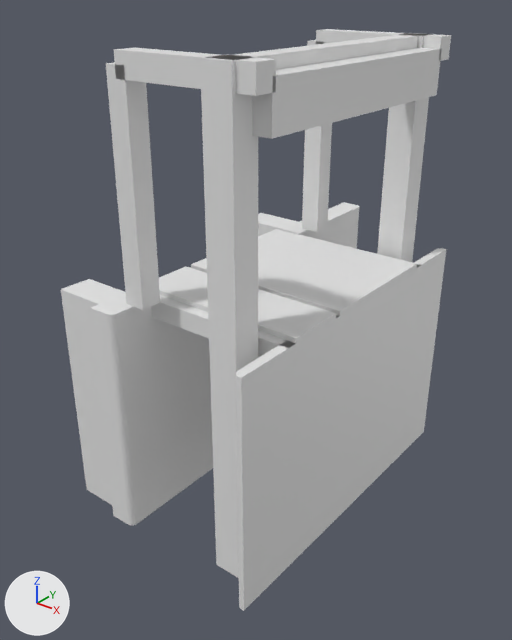
Two versions of the glTF model models/ter-apel/ter-apel-brug-04655238/ter-apel-brug-04655238.glb, one commit apart.
One viewpoint serves both versions: a camera (50 mm lens) standing at (16.3, -22.3, 11.6) and looking at (-1.7, 0.2, -2.3). The lights are fixed; the arrows at lower left show +X, +Y and +Z. The picture after the commit comes second. Vertices at exactly the same position are counted once.

Objects in the first picture: 'building:balans', 'building:balans 2', 'building:contragewicht', 'building:hamei', 'building:hamei 2', 'building:hangstang', 'building:hangstang 2', 'building:portaal', 'road:dek', 'road:fietspad', 'road:landhoofd', 'road:landhoofd 2', 'road:rijbaan regionale weg'.
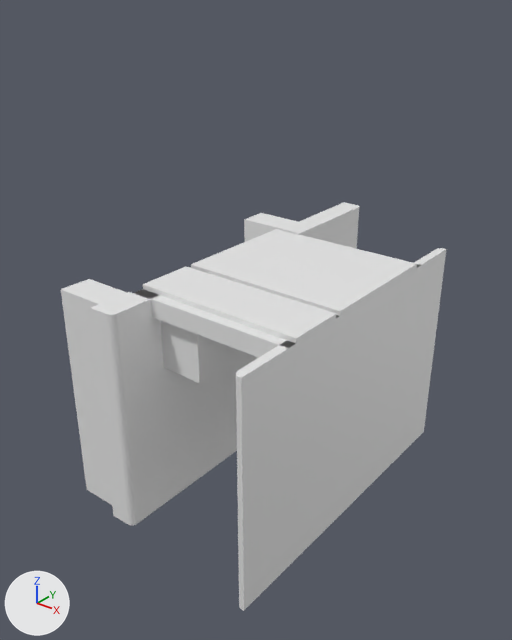
Location of each change, (x1, y1, x2, y2) in pixels of the pictures (512 x 640 px):
'building:hamei 2', deleted
    before: (200, 55, 259, 578)
'building:contragewicht', moved, rescaled
    before: (252, 48, 442, 139)
    after: (161, 321, 248, 383)
'building:hangstang 2', deleted
    before: (106, 62, 160, 310)
'building:hamei', deleted
    before: (377, 33, 436, 262)
'building:balans 2', deleted
    before: (114, 48, 276, 96)
'building:portaal', deleted
    before: (220, 34, 421, 70)
'building:hangstang', deleted
    before: (302, 40, 332, 232)
'building:balans', deleted
    before: (316, 29, 451, 61)

Edits to the bpy script that builds the scene:
```text
Change me_contragewicht:
    used by ob_building_contragewicht; location = (0.0, 0.0, 0.0)
    remove me_contragewicht.from_pydata(...)  # 8 vertices, 12 faces; spans x 2.42..3.41, y -5.45..5.45, z 7.27..9.02
    add me_contragewicht.from_pydata(...)  # 8 vertices, 12 faces; spans x -3.81..-0.81, y -4.55..4.55, z -3.12..-0.62
    me_contragewicht part 1: the whole mesh is scaled about its middle by (3.03, 0.835, 1.43), then moved by (-5.23, 0.0, -10.01)
Remove ob_building_hamei:
    ob_building_hamei = bpy.data.objects.new('building:hamei', me_hamei)
    ob_building_hamei.location = (0.0, 0.0, 0.0)
Remove ob_building_hamei_2:
    ob_building_hamei_2 = bpy.data.objects.new('building:hamei 2', me_hamei_2)
    ob_building_hamei_2.location = (0.0, 0.0, 0.0)
Remove ob_building_portaal:
    ob_building_portaal = bpy.data.objects.new('building:portaal', me_portaal)
    ob_building_portaal.location = (0.0, 0.0, 0.0)
Remove ob_building_balans:
    ob_building_balans = bpy.data.objects.new('building:balans', me_balans)
    ob_building_balans.location = (0.0, 0.0, 0.0)
Remove ob_building_hangstang:
    ob_building_hangstang = bpy.data.objects.new('building:hangstang', me_hangstang)
    ob_building_hangstang.location = (0.0, 0.0, 0.0)
Remove ob_building_balans_2:
    ob_building_balans_2 = bpy.data.objects.new('building:balans 2', me_balans_2)
    ob_building_balans_2.location = (0.0, 0.0, 0.0)
Remove ob_building_hangstang_2:
    ob_building_hangstang_2 = bpy.data.objects.new('building:hangstang 2', me_hangstang_2)
    ob_building_hangstang_2.location = (0.0, 0.0, 0.0)
```
